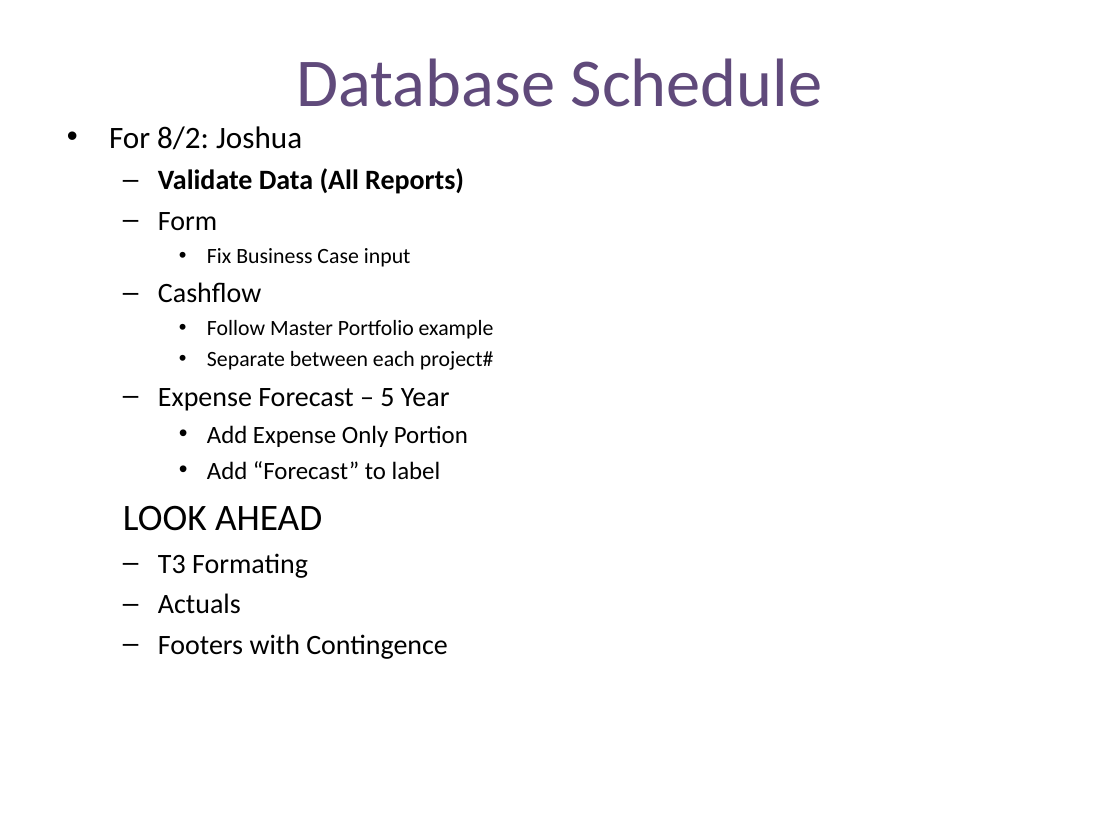
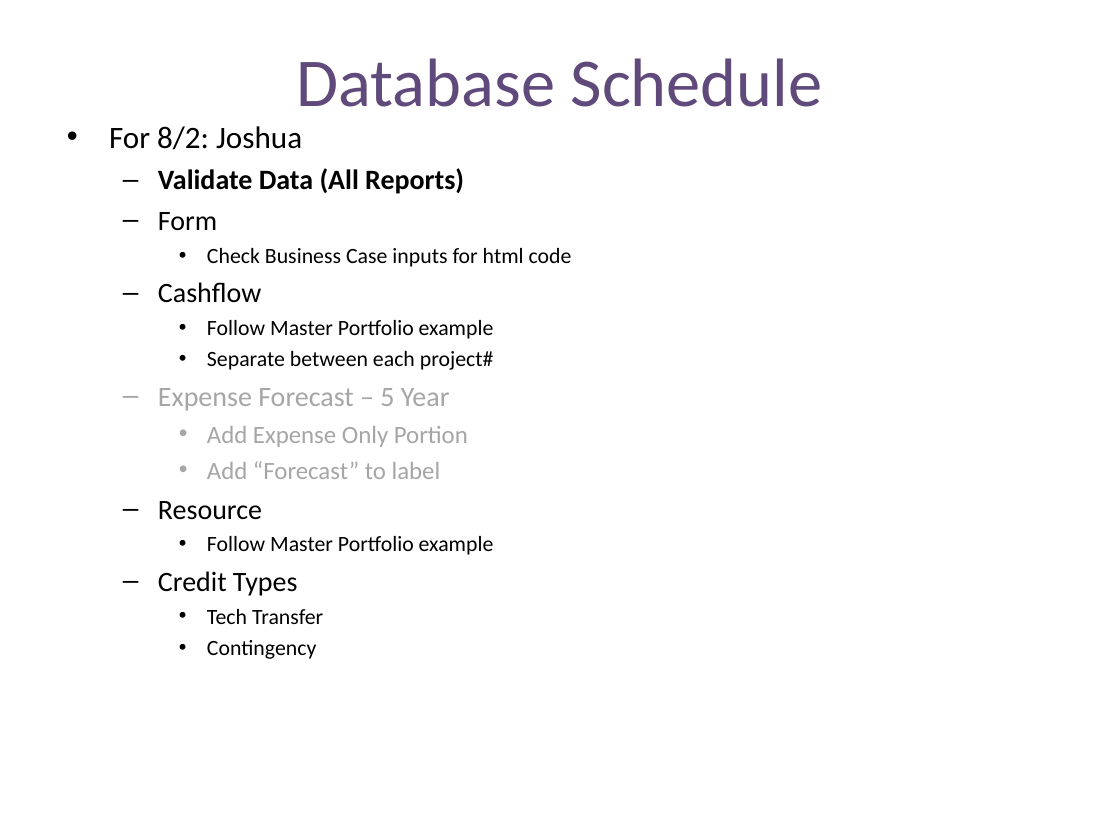
Before and after one commit to jlucas5190/ppms, a slide deck: slide 4 of resources/Forecast Reports.ppt. Drawn at 1120x840 pixels with LibreOffice and Linux fonts; fonts in the diff are those of the drawing. Boxes give left, top, right and bottom in pixels: in the first picture for what was removed or moved away, otherwise in the second. Text is boxed around its words. In the diff, an @@ line names an element or a change of style, - is before the commit and + after.

```diff
--- a/resources/Forecast Reports.ppt
+++ b/resources/Forecast Reports.ppt
@@ text at <box>207,248,572,267</box>: text changed @@
-    • Fix Business Case input
+    • Check Business Case inputs for html code
@@ text at <box>158,388,468,479</box>: text colour #000000 to #A6A6A6 in "Expense Forecast – 5 Year", "Add Expense Only Portion", "Add “Forecast” to label"; bullet colour #000000 to #A6A6A6 @@
@@ text at <box>158,501,494,659</box>: text changed; size 18 to 14 pt @@
-  LOOK AHEAD
-  – T3 Formating
-  – Actuals
-  – Footers with Contingence
+  – Resource
+    • Follow Master Portfolio example
+  – Credit Types
+    • Tech Transfer
+    • Contingency
```
Also in this commit, not shown: 2 other slides changed, 1 slide added, 1 other file.
